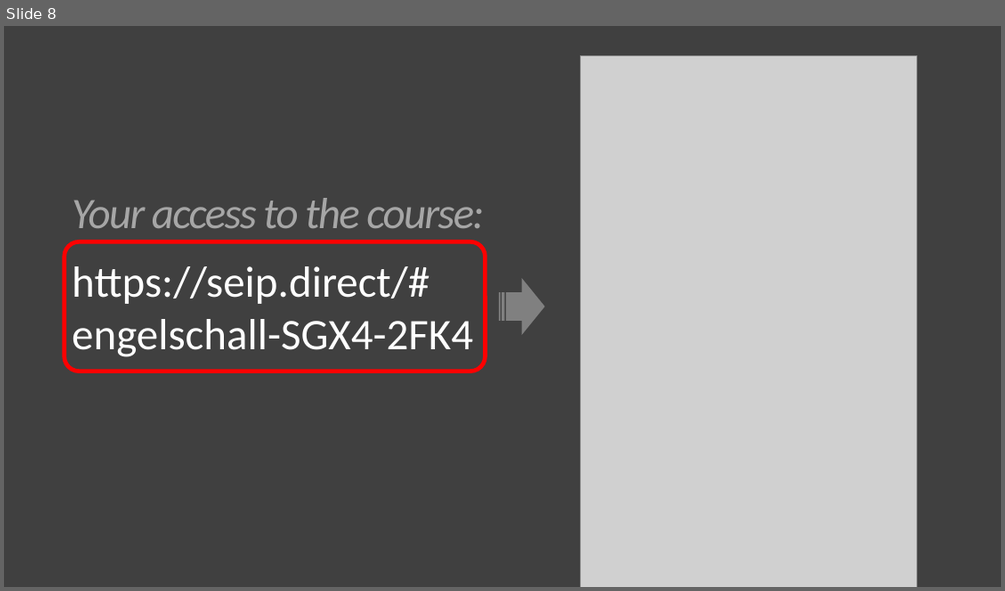
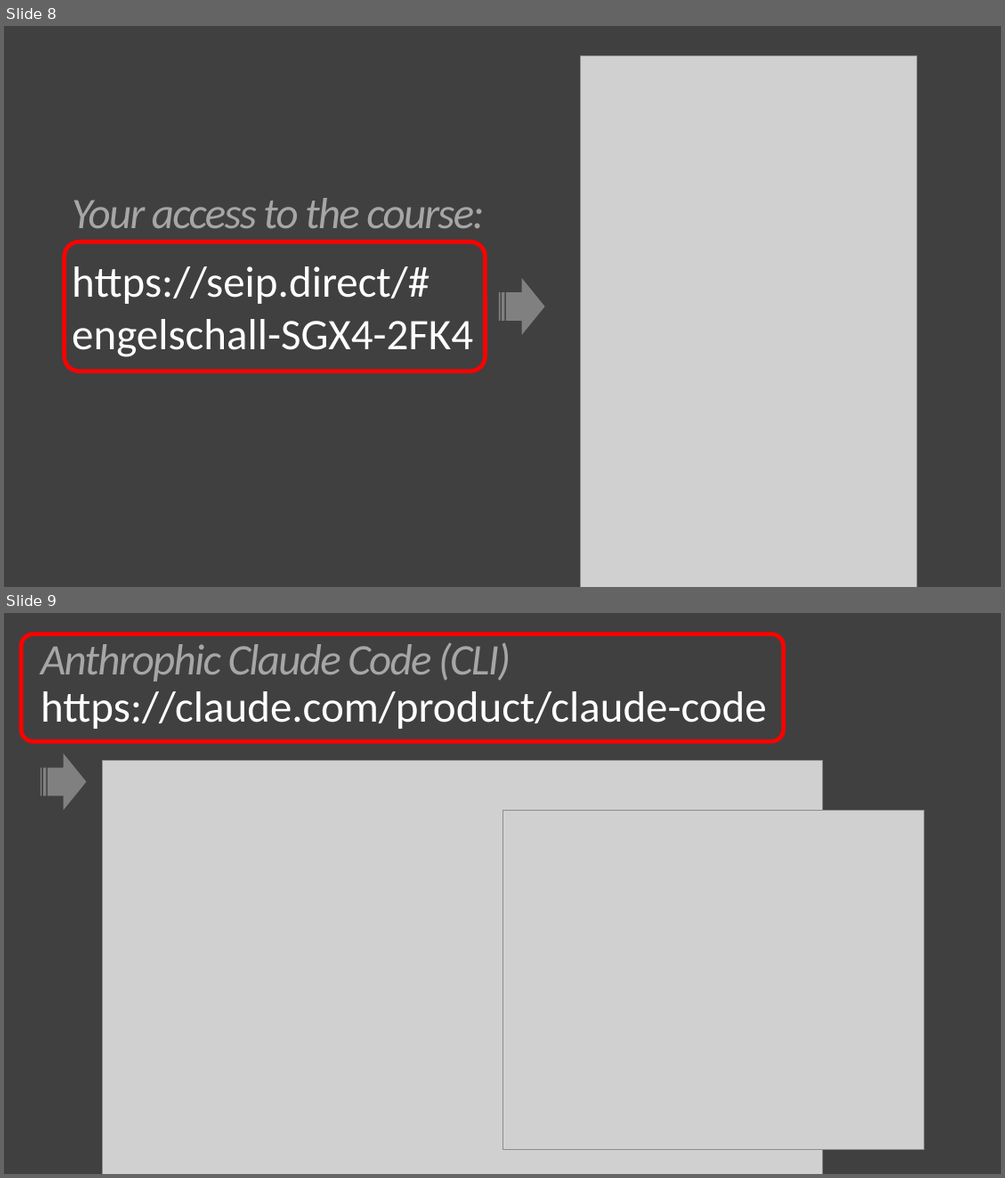
Before and after one commit to softeng-academy/seip, a slide deck: pdf/TUM-SEIP-00-Intro.pptx. Shown one above the other, each under a label of ours: slide 8 before the commit, slides 8 and 9 after it. The pictures are 1005x591 and 1005x1178 pixels, drawn with LibreOffice and Linux fonts; fonts in the diff are those of the drawing; grey boxes stand for pictures. Boxes give left, top, right and bottom in pixels: in the first picture for what was removed or moved away, otherwise in the second. Text is boxed around its words. In the diff, an @@ line names an element or a change of style, - is before the commit and + after.

```diff
--- a/pdf/TUM-SEIP-00-Intro.pptx
+++ b/pdf/TUM-SEIP-00-Intro.pptx
@@ slide 9 added at (x1=4, y1=613, x2=1001, y2=1174), background #404040 @@
@@ rounded rectangle added at (x1=21, y1=634, x2=784, y2=742), outline #FF0000 4 pt @@
@@ text added at (x1=40, y1=642, x2=510, y2=682), 42 pt, text #A6A6A6, italic @@
+Anthrophic Claude Code (CLI)
@@ text added at (x1=40, y1=691, x2=767, y2=729), 42 pt, text #FFFFFF @@
+https://claude.com/product/claude-code
@@ striped right arrow added at (x1=40, y1=754, x2=86, y2=811), fill #808080 @@
@@ picture added at (x1=103, y1=761, x2=822, y2=1174) @@
@@ picture added at (x1=502, y1=811, x2=923, y2=1150) @@
```
Also in this commit, not shown: 2 slides changed, 2 other slides added, 1 other file.
